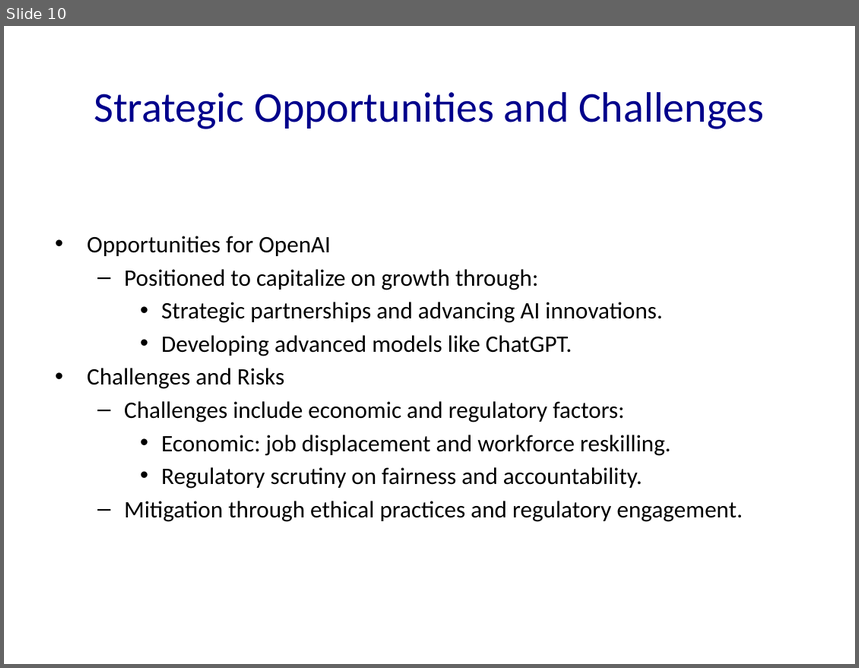
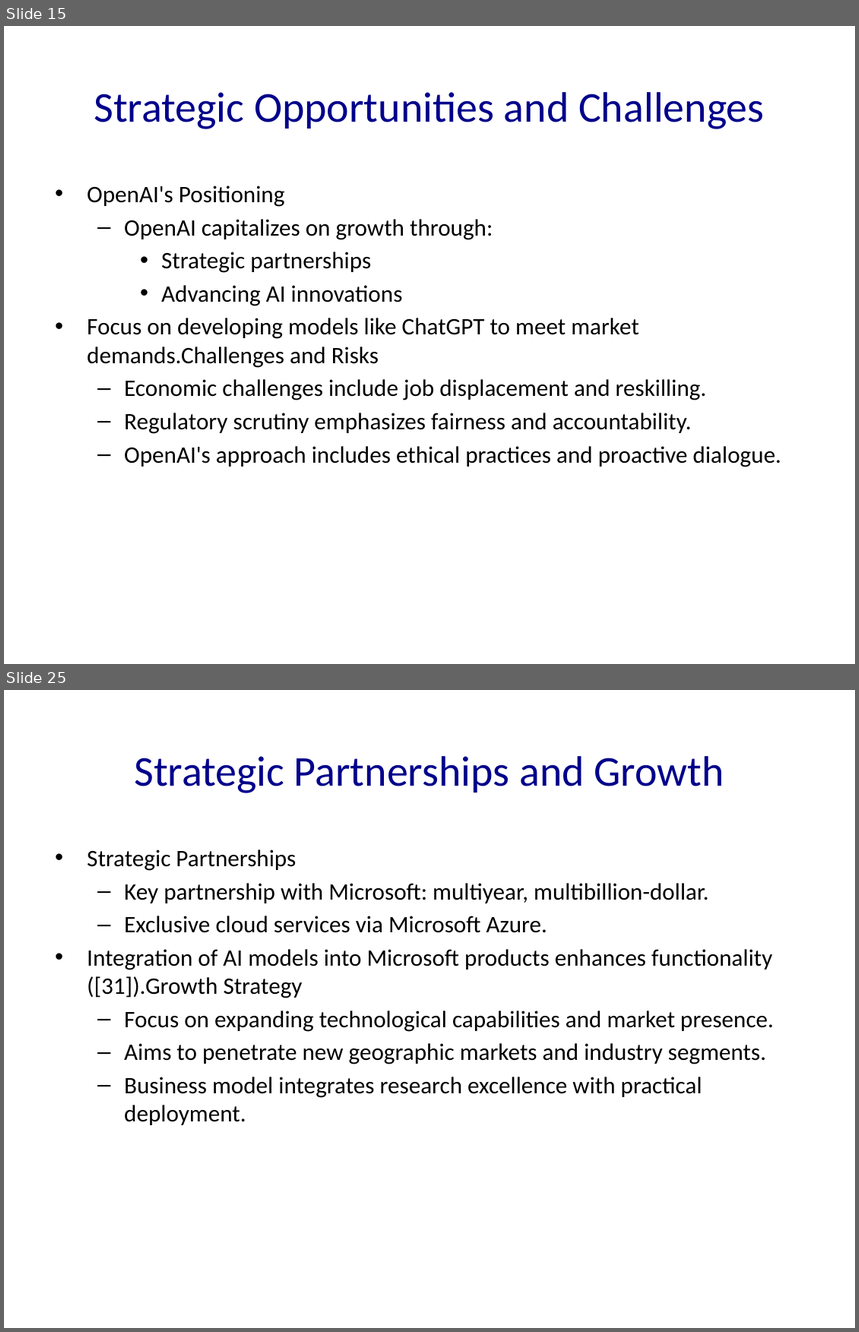
Before and after one commit to Frank-Gu-81/slides_autogeneration, a slide deck: OpenAI.pptx. Shown one above the other, each under a label of ours: slide 10 before the commit, slides 15 and 25 after it; the slides between them are not shown. The pictures are 859x668 and 859x1332 pixels, drawn with LibreOffice and Linux fonts; fonts in the diff are those of the drawing. Boxes give left, top, right and bottom in pixels: in the first picture for what was removed or moved away, otherwise in the second. Text is boxed around its words. In the diff, an @@ line names an element or a change of style, - is before the commit and + after.

```diff
--- a/OpenAI.pptx
+++ b/OpenAI.pptx
@@ slide 25 added at [4,690,855,1328], background #FFFFFF @@
@@ title added at [134,756,724,793], 36 pt, text #00008B @@
+Strategic Partnerships and Growth
@@ text added at [87,850,774,1125], 20 pt, text #000000 @@
+• Strategic Partnerships
+  – Key partnership with Microsoft: multiyear, multibillion-dollar.
+  – Exclusive cloud services via Microsoft Azure.
+• Integration of AI models into Microsoft products enhances functionality ([31]).Growth Strategy
+  – Focus on expanding technological capabilities and market presence.
+  – Aims to penetrate new geographic markets and industry segments.
+  – Business model integrates research excellence with practical deployment.
@@ what was slide 10 is now slide 15 @@
@@ slide 15 changed as well @@
@@ text at [87,186,781,468]: text changed @@
-• Opportunities for OpenAI
-  – Positioned to capitalize on growth through:
-    • Strategic partnerships and advancing AI innovations.
-    • Developing advanced models like ChatGPT.
-• Challenges and Risks
-  – Challenges include economic and regulatory factors:
-    • Economic: job displacement and workforce reskilling.
-    • Regulatory scrutiny on fairness and accountability.
-  – Mitigation through ethical practices and regulatory engagement.
+• OpenAI's Positioning
+  – OpenAI capitalizes on growth through:
+    • Strategic partnerships
+    • Advancing AI innovations
+• Focus on developing models like ChatGPT to meet market demands.Challenges and Risks
+  – Economic challenges include job displacement and reskilling.
+  – Regulatory scrutiny emphasizes fairness and accountability.
+  – OpenAI's approach includes ethical practices and proactive dialogue.
```
Also in this commit, not shown: 7 other slides changed, 21 other slides added, 3 slides removed, 11 other files.
